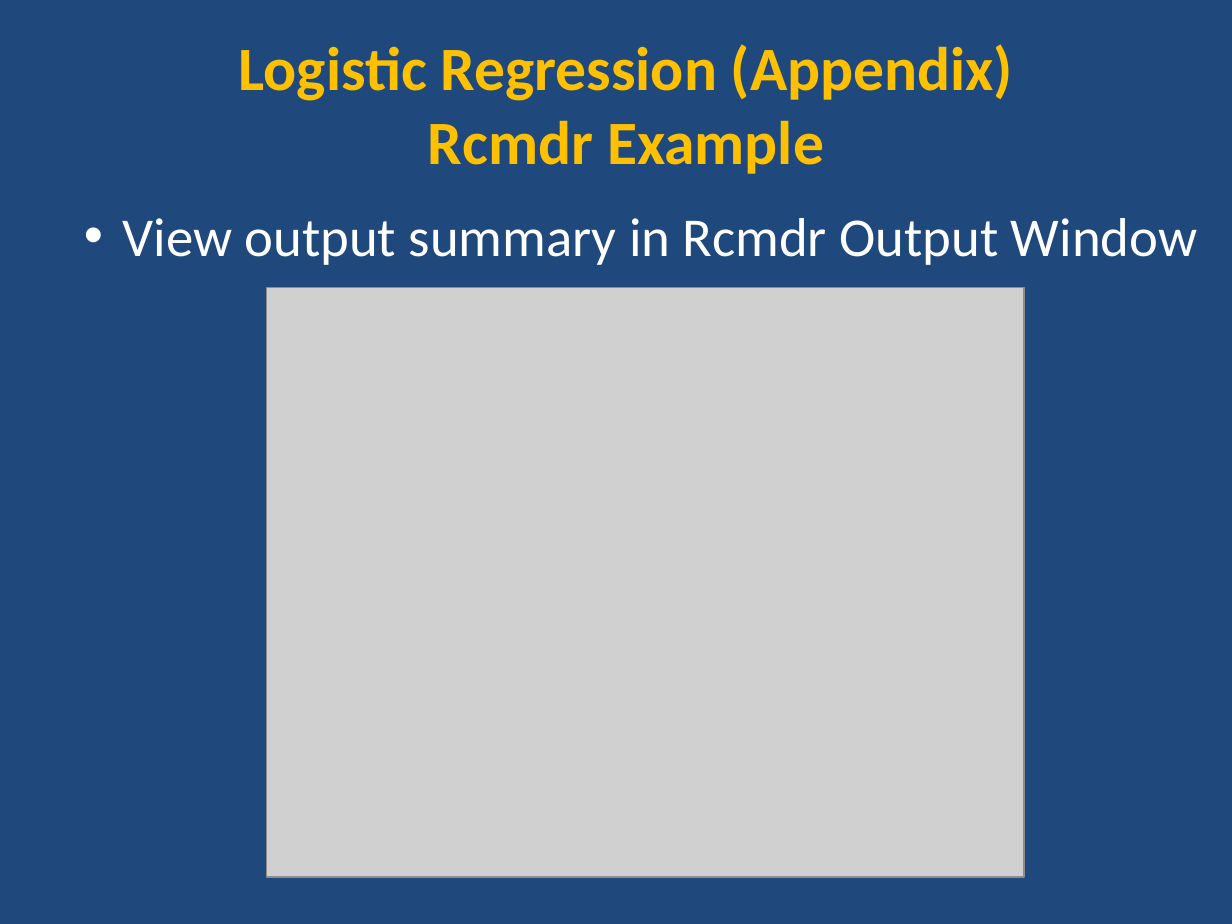
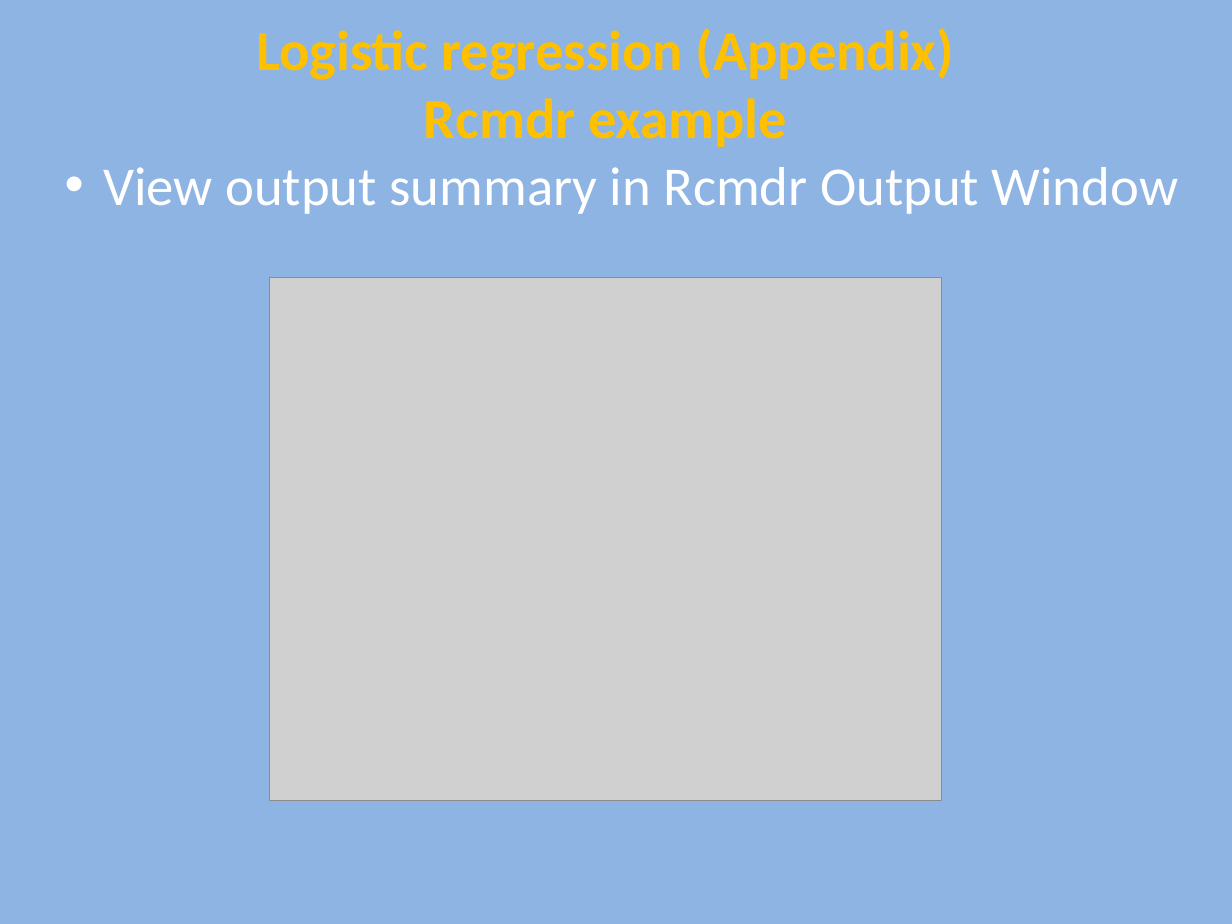
Before and after one commit to ncss-tech/stats_for_soil_survey, a slide deck: slide 31 of presentations/7_logistic_regression/Logistic.pptx (slide 27 before the commit). Drawn at 1232x924 pixels with LibreOffice and Linux fonts; fonts in the diff are those of the drawing; grey boxes stand for pictures. Boxes give left, top, right and bottom in pixels: in the first picture for what was removed or moved away, otherwise in the second. Text is boxed around its words. In the diff, an @@ line names an element or a change of style, - is before the commit and + after.

```diff
--- a/presentations/7_logistic_regression/Logistic.pptx
+++ b/presentations/7_logistic_regression/Logistic.pptx
@@ background #1F497D to #8EB4E3 @@
@@ text at <box>256,28,954,147</box>: text changed; size 36 to 33 pt @@
-Logistic Regression (Appendix)
-Rcmdr Example
+Logistic regression (Appendix)
+Rcmdr example
@@ text "View output summary in Rcmdr ...": place and size @@
-text "View output summary in Rcmdr ..." at <box>122,218,1198,265</box>
+text "View output summary in Rcmdr ..." at <box>103,167,1179,214</box>
@@ picture: place and size @@
-picture at <box>267,287,1025,877</box>
+picture at <box>270,277,942,801</box>
```
Also in this commit, not shown: 26 other slides changed, 4 slides added.
